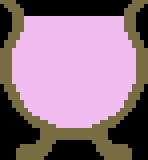
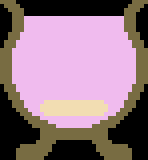
Before/after of a 148 x 160 layered artwork. What changed in the layer stack:
painted on "container_01.png" over left=40, top=100, right=108, bottom=116
